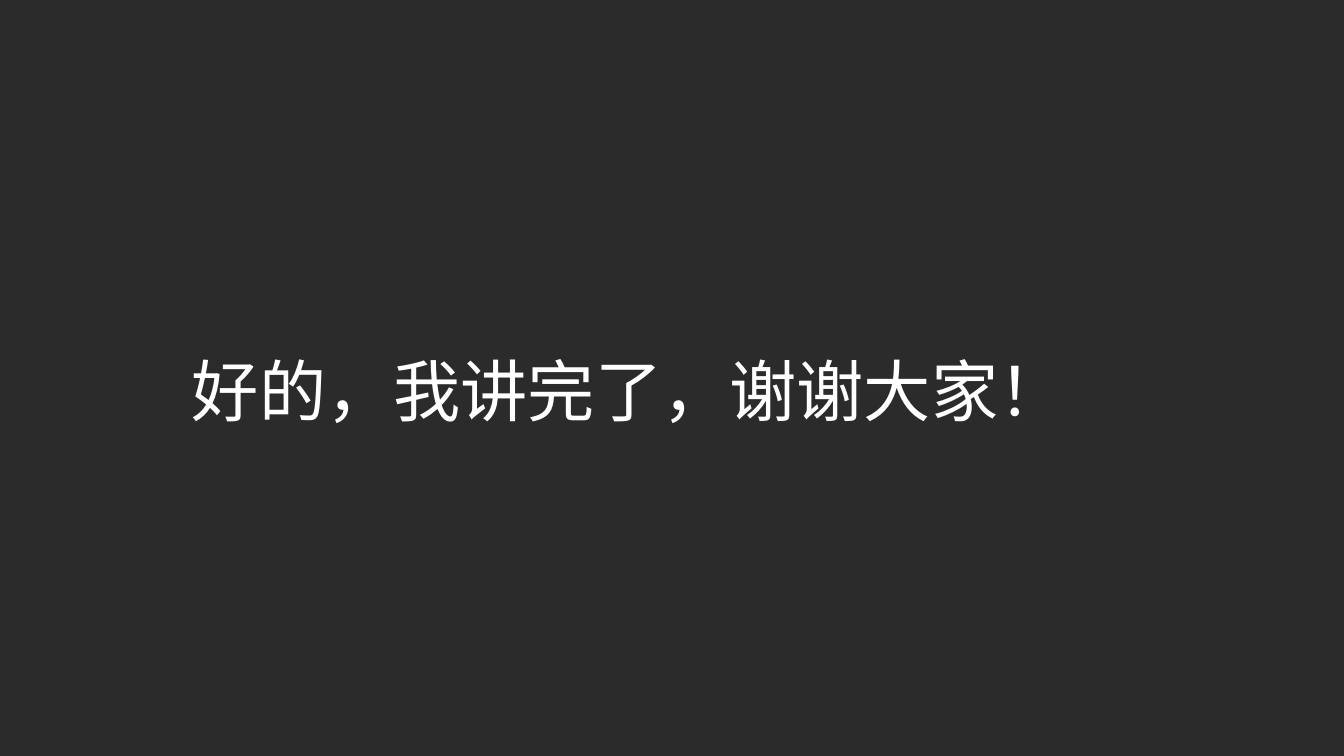
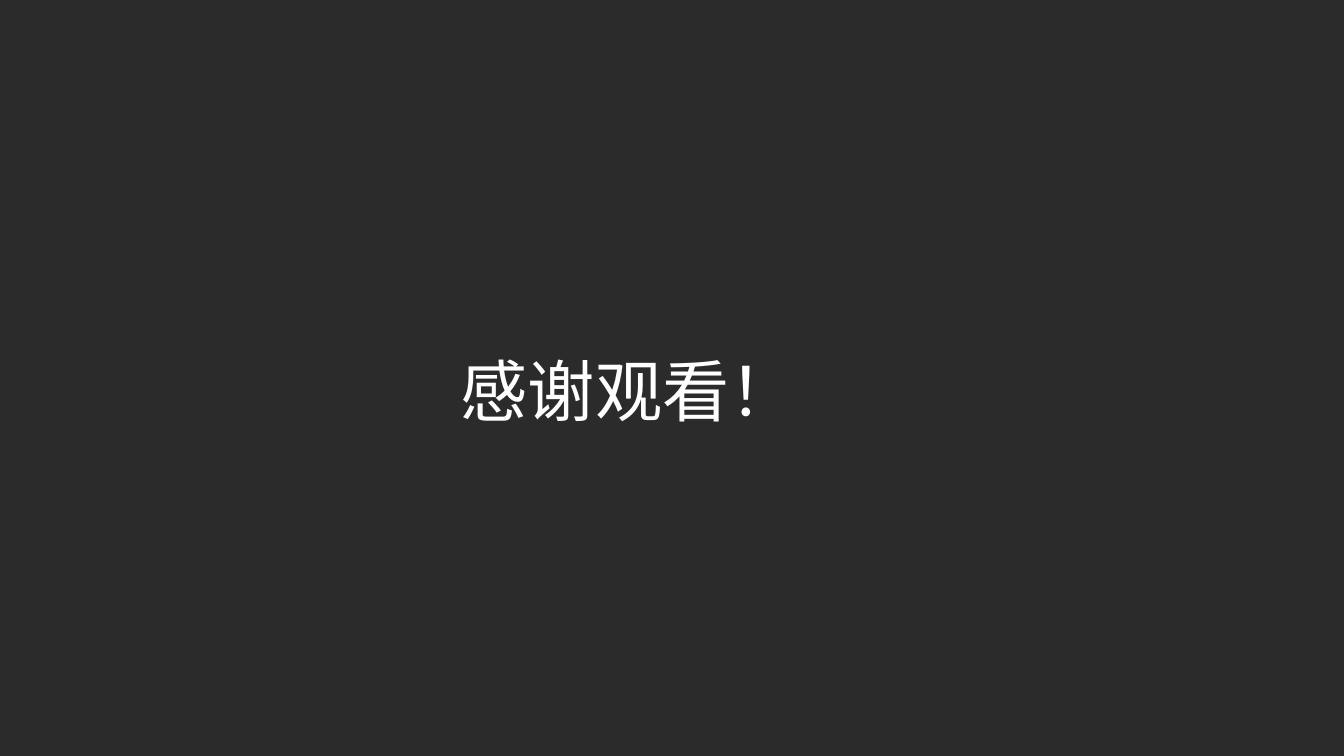
Before and after one commit to 541205249/demo_workspace, a slide deck: slide 19 of refactordemo/doc/Clean Code经验分享-贾宗艺.ppt. Drawn at 1344x756 pixels with LibreOffice and Linux fonts; fonts in the diff are those of the drawing; background and template pictures are left out; a plain dark background stands for a picture behind light text. Boxes give left, top, right and bottom in pixels: in the first picture for what was removed or moved away, otherwise in the second. Text is boxed around its words. In the diff, an @@ line names an element or a change of style, - is before the commit and + after.

```diff
--- a/refactordemo/doc/Clean Code经验分享-贾宗艺.ppt
+++ b/refactordemo/doc/Clean Code经验分享-贾宗艺.ppt
@@ text at (x1=461, y1=359, x2=797, y2=422): text changed @@
-好的，我讲完了，谢谢大家！
+感谢观看！
```
Also in this commit, not shown: 3 other slides changed, 3 other files.
